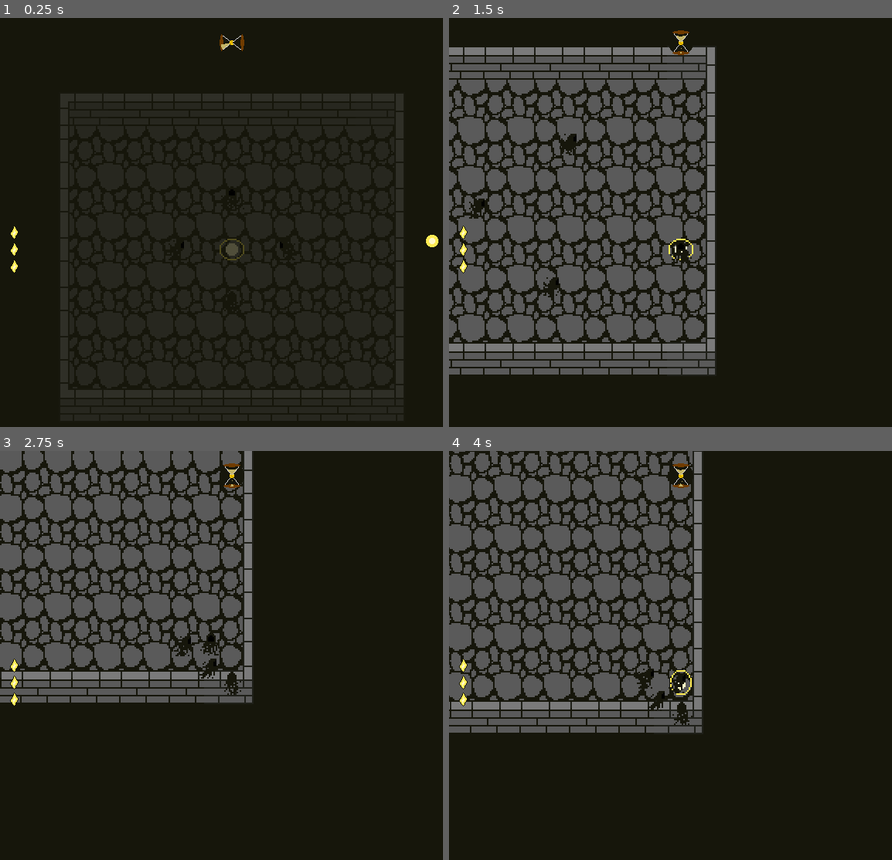
Above: before the commit, frames 1-4 (two rows, left to right).
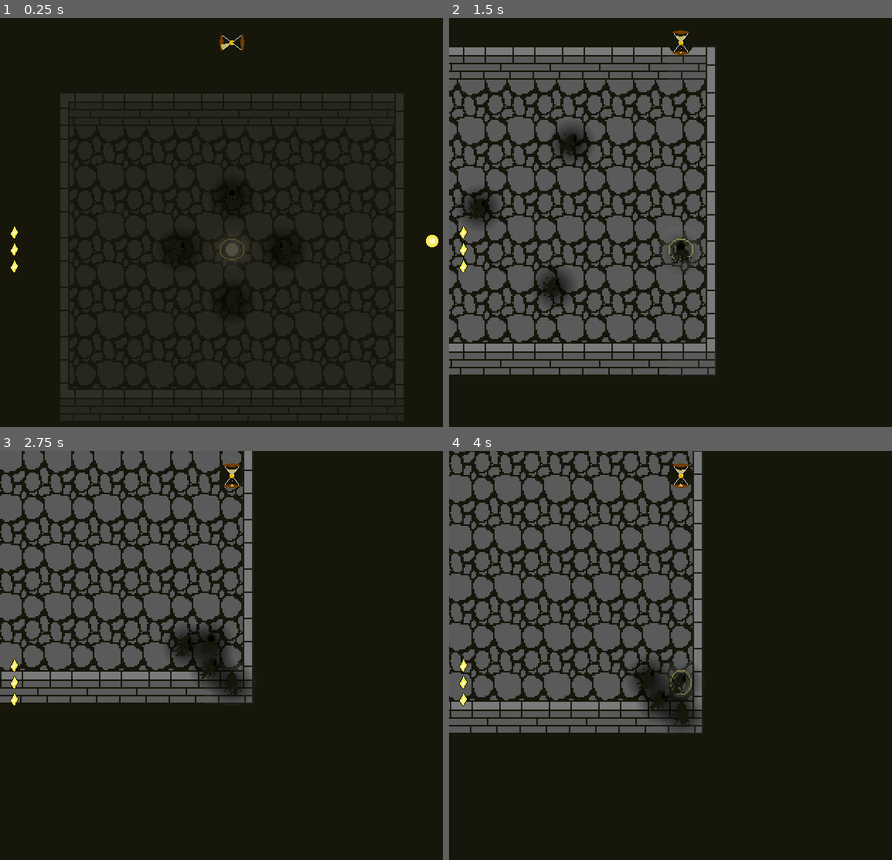
Above: after the commit, the same moments.

Repository: the-alex-g/LD51
Game: Godot game, scene res://Main/Main.tscn
Same seed, same stepped clock (60 frames per second), same inputs: the game is played once before the commit and once after it.
Inputs (mouse positions are in pixels of both pictures, inside the frame that each line leads up to):
- Up to frame 1 (0.25 s): no input
- Up to frame 2 (1.5 s): move the mouse to (781, 226) at 0.52 s; hold D (right) 0.53-1.28 s; right-click (781, 226) at 0.6 s; tap Space (primary_attack) at 0.8, 1.35 s; move the mouse to (586, 271) at 1.27 s; hold S (down) from 1.28 s (still down)
- Up to frame 3 (2.75 s): right-click (137, 704) at 1.55 s; move the mouse to (279, 581) at 2.02 s; release S (down) at 2.03 s; hold D (right) from 2.03 s (still down); right-click (279, 581) at 2.1 s; tap Space (primary_attack) at 2.3 s
- Up to frame 4 (4 s): move the mouse to (657, 774) at 2.77 s; release D (right) at 2.78 s; hold W (up) 2.78-3.53 s; tap Space (primary_attack) at 2.85, 3.8 s; right-click (657, 774) at 3.05 s; move the mouse to (821, 753) at 3.52 s; hold A (left) from 3.53 s (still down); right-click (821, 753) at 3.6 s

The runs differ from the first frame. In frame 1, less than 0.1% of the frame differs, in the area x 39-66%, y 42-71%; in frame 2, 1.0%; in frame 3, 1.0%; in frame 4, 1.0%, in the area x 41-57%, y 51-69%.

Commit message:
Make enemies fade out when slain

Diff:
--- a/project/Enemies/Enemy.gd
+++ b/project/Enemies/Enemy.gd
@@ -50,6 +50,13 @@
 	health -= damage
 	_move_in_reverse = true
 	_knockback_timer.start()
+	if health <= 0:
+		$Tween.interpolate_property(self, "modulate", null, Color(1, 1, 1, 0), 0.5, Tween.TRANS_CUBIC)
+		$Tween.start()
+
+		yield($Tween, "tween_all_completed")
+
+		queue_free()
 
 
 func _on_SlowZone_body_entered(body:PhysicsBody2D)->void:
@@ -64,8 +71,6 @@
 
 func _on_KnockbackTimer_timeout()->void:
 	_move_in_reverse = false
-	if health <= 0:
-		queue_free()
 
 
 func _on_Main_game_over(_victory:bool)->void:
--- a/project/Enemies/Enemy.tscn
+++ b/project/Enemies/Enemy.tscn
@@ -1,7 +1,14 @@
-[gd_scene load_steps=15 format=2]
+[gd_scene load_steps=18 format=2]
 
 [ext_resource path="res://Enemies/Enemy.gd" type="Script" id=1]
 [ext_resource path="res://Enemies/Shadow.png" type="Texture" id=2]
+[ext_resource path="res://Resources/GlowShader.gdshader" type="Shader" id=3]
+[ext_resource path="res://Scenery/Blackout.png" type="Texture" id=4]
+
+[sub_resource type="ShaderMaterial" id=13]
+shader = ExtResource( 3 )
+shader_param/color = Vector3( 0, 0.01, 0 )
+shader_param/intensity = 0.9
 
 [sub_resource type="CircleShape2D" id=1]
 radius = 8.0
@@ -68,6 +75,10 @@
 collision_mask = 3
 script = ExtResource( 1 )
 
+[node name="AntiGlow" type="Sprite" parent="."]
+material = SubResource( 13 )
+texture = ExtResource( 4 )
+
 [node name="CollisionShape2D" type="CollisionShape2D" parent="."]
 shape = SubResource( 1 )
 
@@ -84,6 +95,8 @@
 frames = SubResource( 12 )
 animation = "Horizontal"
 
+[node name="Tween" type="Tween" parent="."]
+
 [connection signal="body_entered" from="SlowZone" to="." method="_on_SlowZone_body_entered"]
 [connection signal="body_exited" from="SlowZone" to="." method="_on_SlowZone_body_exited"]
 [connection signal="timeout" from="KnockbackTimer" to="." method="_on_KnockbackTimer_timeout"]
--- a/project/Player/Player.tscn
+++ b/project/Player/Player.tscn
@@ -3,6 +3,7 @@
 [ext_resource path="res://Player/Player.gd" type="Script" id=1]
 [ext_resource path="res://Scenery/Blackout.png" type="Texture" id=2]
 [ext_resource path="res://Player/Player.png" type="Texture" id=3]
+[ext_resource path="res://Resources/GlowShader.gdshader" type="Shader" id=4]
 
 [sub_resource type="CircleShape2D" id=1]
 radius = 8.0
@@ -30,21 +31,10 @@
 "speed": 5.0
 } ]
 
-[sub_resource type="Shader" id=6]
-code = "shader_type canvas_item;
-
-uniform vec3 color = vec3(1, 1, 1);
-uniform float intensity = 0;
-
-
-void fragment() {
-	COLOR = vec4(color.x, color.y, color.x, intensity - distance(UV, vec2(0.5, 0.5)) * intensity * 2.0);
-}"
-
 [sub_resource type="ShaderMaterial" id=7]
-shader = SubResource( 6 )
+shader = ExtResource( 4 )
 shader_param/color = Vector3( 1, 1, 1 )
-shader_param/intensity = 0.0
+shader_param/intensity = 0.5
 
 [sub_resource type="Animation" id=10]
 resource_name = "Heavy"
@@ -59,7 +49,7 @@
 "times": PoolRealArray( 0, 0.1, 0.5 ),
 "transitions": PoolRealArray( 4.92458, 7.72748, 1 ),
 "update": 0,
-"values": [ 0.0, 1.3, 0.0 ]
+"values": [ 0.5, 1.3, 0.5 ]
 }
 
 [sub_resource type="Animation" id=8]
@@ -75,7 +65,7 @@
 "times": PoolRealArray( 0, 0.2, 0.5 ),
 "transitions": PoolRealArray( 1.62451, 3.24901, 1 ),
 "update": 0,
-"values": [ 0.0, 1.0, 0.0 ]
+"values": [ 0.5, 1.0, 0.5 ]
 }
 
 [sub_resource type="Animation" id=9]
--- /dev/null
+++ b/project/Resources/GlowShader.gdshader
@@ -0,0 +1,9 @@
+shader_type canvas_item;
+
+uniform vec3 color = vec3(1, 1, 1);
+uniform float intensity = 0;
+
+
+void fragment() {
+	COLOR = vec4(color.x, color.y, color.x, intensity - distance(UV, vec2(0.5, 0.5)) * intensity * 2.0);
+}
